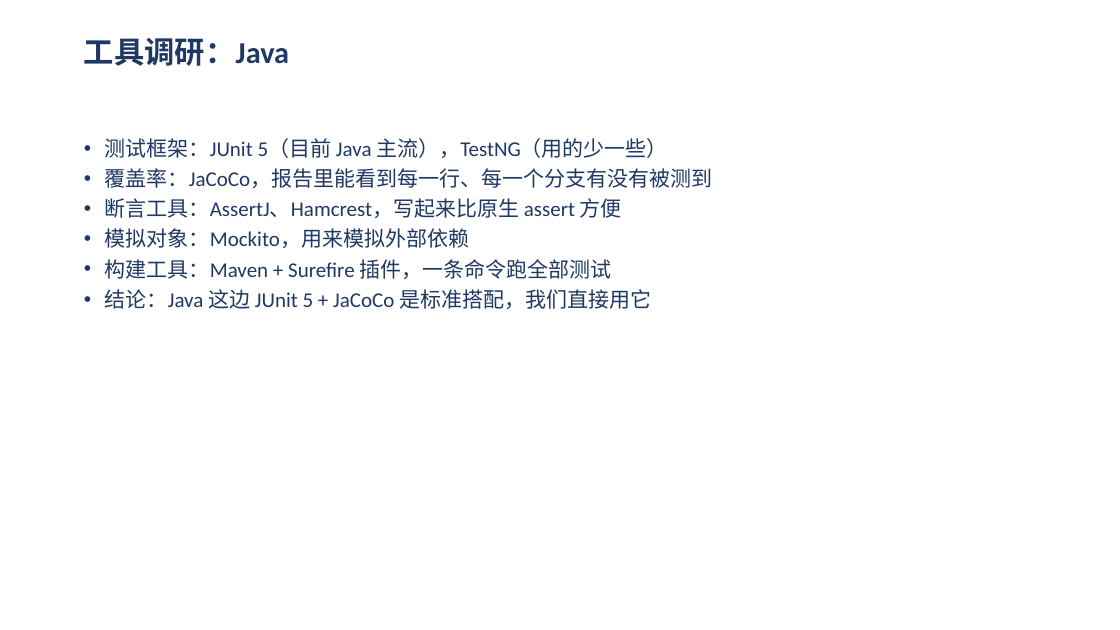
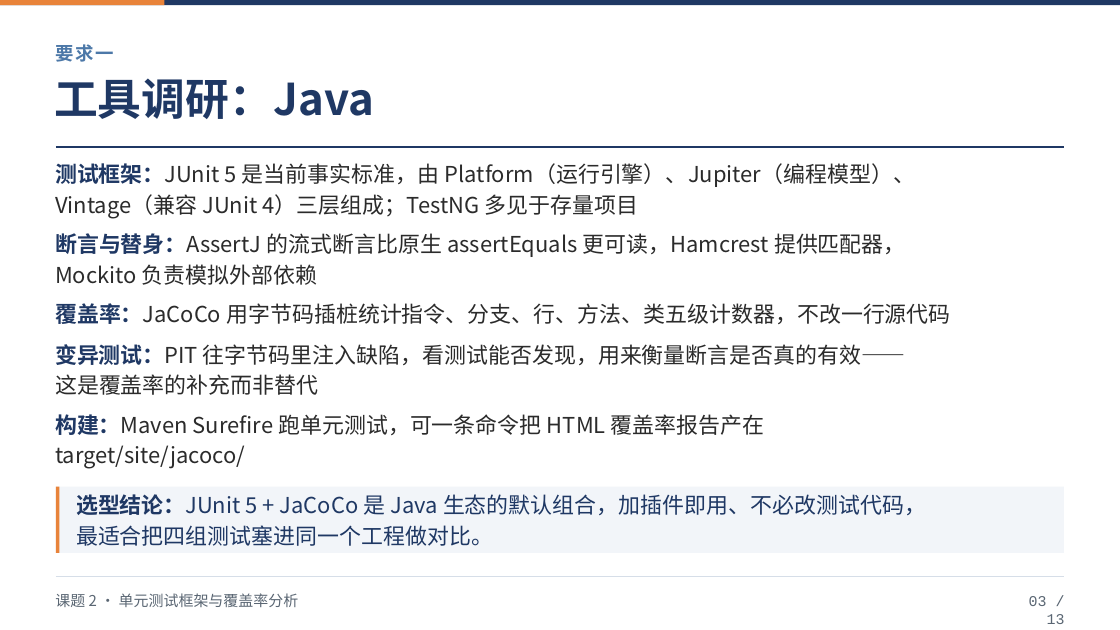
Before and after one commit to Gardenia-OvO/unit-test-coverage, a slide deck: slide 3 of slides/课题2-答辩.pptx. Drawn at 1120x630 pixels with LibreOffice and Linux fonts; fonts in the diff are those of the drawing. Boxes give left, top, right and bottom in pixels: in the first picture for what was removed or moved away, otherwise in the second. Text is boxed around its words. In the diff, an @@ line names an element or a change of style, - is before the commit and + after.

Commit message:
同步答辩 PPT 定稿：模型实名（Kimi K3 / DeepSeek V4）+ 完整版本号 + 统一配色与高亮

```diff
--- a/slides/课题2-答辩.pptx
+++ b/slides/课题2-答辩.pptx
@@ rectangle added at (0,0,1120,5), fill #1F3864 @@
@@ rectangle added at (0,0,165,5), fill #E8833A @@
@@ text added at (55,44,114,62), 15.8 pt, text #4C78A8, bold @@
+要求一
@@ text "工具调研：Java": place and size @@
-text "工具调研：Java" at (84,38,289,66)
+text "工具调研：Java" at (54,78,374,119)
@@ text "工具调研：Java" at (54,78,374,119): size 26 to 37.5 pt, font Calibri to Noto Sans CJK SC @@
@@ freeform shape added at (56,147,1065,148), outline #1F3864 1.5 pt @@
@@ text removed at (105,138,712,309) @@
-• 测试框架：JUnit 5（目前 Java 主流），TestNG（用的少一些）
-• 覆盖率：JaCoCo，报告里能看到每一行、每一个分支有没有被测到
-• 断言工具：AssertJ、Hamcrest，写起来比原生 assert 方便
-• 模拟对象：Mockito，用来模拟外部依赖
-• 构建工具：Maven + Surefire 插件，一条命令跑全部测试
-• 结论：Java 这边 JUnit 5 + JaCoCo 是标准搭配，我们直接用它
@@ text added at (55,163,220,184), 18.8 pt, text #1F3864, bold @@
+测试框架：
@@ text added at (225,163,915,187), 18.8 pt, text #2B2B2B @@
+JUnit 5 是当前事实标准，由 Platform（运行引擎）、Jupiter（编程模型）、
@@ text added at (55,194,639,219), 18.8 pt, text #2B2B2B @@
+Vintage（兼容 JUnit 4）三层组成；TestNG 多见于存量项目
@@ text added at (55,233,261,254), 18.8 pt, text #1F3864, bold @@
+断言与替身：
@@ text added at (267,233,906,257), 18.8 pt, text #2B2B2B @@
+AssertJ 的流式断言比原生 assertEquals 更可读，Hamcrest 提供匹配器，
@@ text added at (55,264,318,285), 18.8 pt, text #2B2B2B @@
+Mockito 负责模拟外部依赖
@@ text added at (55,303,221,324), 18.8 pt, text #1F3864, bold @@
+覆盖率：
@@ text added at (55,303,950,324), 18.8 pt, text #2B2B2B @@
+JaCoCo 用字节码插桩统计指令、分支、行、方法、类五级计数器，不改一行源代码
@@ text added at (55,344,198,365), 18.8 pt, text #1F3864, bold @@
+变异测试：
@@ text added at (203,344,905,365), 18.8 pt, text #2B2B2B @@
+PIT 往字节码里注入缺陷，看测试能否发现，用来衡量断言是否真的有效——
@@ text added at (55,374,318,395), 18.8 pt, text #2B2B2B @@
+这是覆盖率的补充而非替代
@@ text added at (55,414,188,435), 18.8 pt, text #1F3864, bold @@
+构建：
@@ text added at (55,414,765,435), 18.8 pt, text #2B2B2B @@
+Maven Surefire 跑单元测试，可一条命令把 HTML 覆盖率报告产在
@@ text added at (55,445,245,469), 18.8 pt, text #2B2B2B @@
+target/site/jacoco/
@@ group added at (56,486,1065,553): 3 texts, 2 rectangles @@
+选型结论：
+JUnit 5 + JaCoCo 是 Java 生态的默认组合，加插件即用、不必改测试代码，
+最适合把四组测试塞进同一个工程做对比。
@@ text added at (55,593,299,607), 12.8 pt, text #5A6673 @@
+课题 2 · 单元测试框架与覆盖率分析
@@ freeform shape added at (56,576,1065,577), outline #D6DEE8 0.75 pt @@
@@ text added at (1029,596,1065,624), 12.8 pt, text #5A6673 @@
+03 / 13
```
Also in this commit, not shown: 5 other slides changed, 7 slides added, 7 slides removed.
